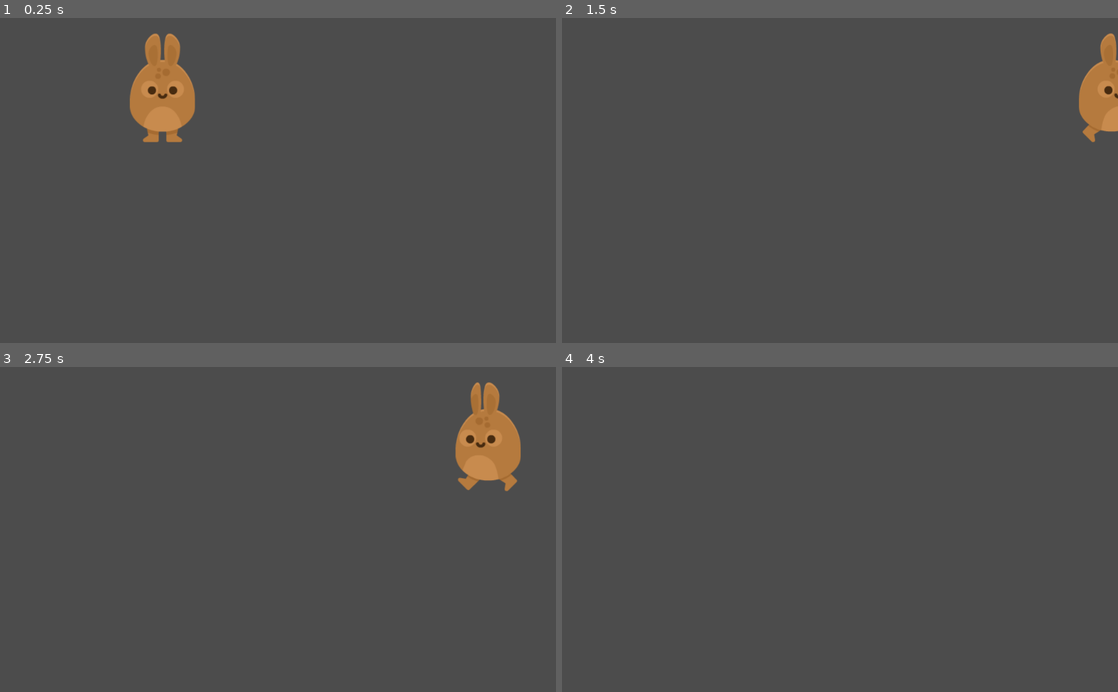
Above: before the commit, frames 1-4 (two rows, left to right).
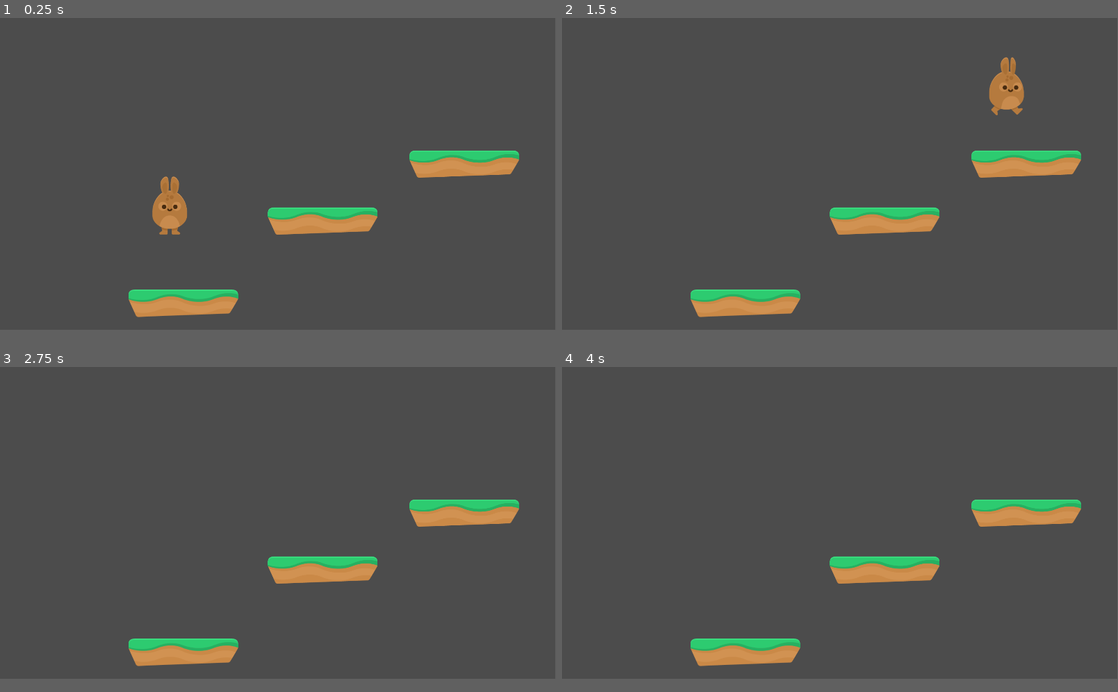
Above: after the commit, the same moments.

Repository: jnes92/udemy-games-godot
Game: Godot game, scene res://Scenes/Level1.tscn
Two runs of this game, one before a commit and one after it. Both use one fixed random seed, a clock stepped at 60 frames per second and the inputs below. Before the commit the project starts from res://Scenes/Player.tscn.
Inputs:
- Up to frame 1 (0.25 s): no input
- Up to frame 2 (1.5 s): hold Up (ui_up) 0.53-1.28 s; hold Right (ui_right) from 0.53 s (still down); tap Up (ui_up) at 1.35 s
- Up to frame 3 (2.75 s): tap Up (ui_up) at 1.52, 1.82 s; release Right (ui_right) at 2.03 s; hold Left (ui_left) from 2.03 s (still down); hold Up (ui_up) from 2.03 s (still down)
- Up to frame 4 (4 s): release Left (ui_left) at 2.78 s; release Up (ui_up) at 2.78 s; hold Right (ui_right) from 2.78 s (still down); tap Up (ui_up) at 2.85, 3.02, 3.32 s; tap Enter at 3.5 s; hold Up (ui_up) from 3.53 s (still down)
In our replay, the window is 800x468 before the commit and 799x449 after it. These sizes can differ from the game's own. Grey fills any space a smaller window leaves; there, only what the larger window draws over its background counts as a difference.

The runs differ from the first frame. In frame 1, 7.9% of the frame differs, in the area x 23-94%, y 4-93%; in frame 2, 6.8%; in frame 3, 7.1%; in frame 4, 4.4%.

Commit message:
[03] 27: Jumping

Diff:
--- /dev/null
+++ b/2_Hoppy_Days/Scenes/Level1.tscn
@@ -0,0 +1,82 @@
+[gd_scene load_steps=3 format=2]
+
+[ext_resource path="res://Scenes/Player.tscn" type="PackedScene" id=1]
+[ext_resource path="res://GFX/Environment/ground_grass.png" type="Texture" id=2]
+
+[node name="Level1" type="Node2D" index="0"]
+
+[node name="Player" parent="." index="0" instance=ExtResource( 1 )]
+
+position = Vector2( 586.843, 532.47 )
+
+[node name="Platform" type="StaticBody2D" parent="." index="1"]
+
+position = Vector2( 633.729, 988.004 )
+input_pickable = false
+collision_layer = 1
+collision_mask = 1
+constant_linear_velocity = Vector2( 0, 0 )
+constant_angular_velocity = 0.0
+friction = 1.0
+bounce = 0.0
+__meta__ = {
+"_edit_group_": true
+}
+
+[node name="Sprite" type="Sprite" parent="Platform" index="0"]
+
+texture = ExtResource( 2 )
+
+[node name="CollisionPolygon2D" type="CollisionPolygon2D" parent="Platform" index="1"]
+
+visible = false
+build_mode = 0
+polygon = PoolVector2Array( -190, -10, -190, -30, -190, -40, -180, -50, 180, -50, 190, -40, 190, -30, 190, -10, 160, 40, -160, 50 )
+
+[node name="Platform2" type="StaticBody2D" parent="." index="2"]
+
+position = Vector2( 1115.67, 703.395 )
+input_pickable = false
+collision_layer = 1
+collision_mask = 1
+constant_linear_velocity = Vector2( 0, 0 )
+constant_angular_velocity = 0.0
+friction = 1.0
+bounce = 0.0
+__meta__ = {
+"_edit_group_": true
+}
+
+[node name="Sprite" type="Sprite" parent="Platform2" index="0"]
+
+texture = ExtResource( 2 )
+
+[node name="CollisionPolygon2D" type="CollisionPolygon2D" parent="Platform2" index="1"]
+
+visible = false
+build_mode = 0
+polygon = PoolVector2Array( -190, -10, -190, -30, -190, -40, -180, -50, 180, -50, 190, -40, 190, -30, 190, -10, 160, 40, -160, 50 )
+
+[node name="Platform3" type="StaticBody2D" parent="." index="3"]
+
+position = Vector2( 1605.19, 506.066 )
+input_pickable = false
+collision_layer = 1
+collision_mask = 1
+constant_linear_velocity = Vector2( 0, 0 )
+constant_angular_velocity = 0.0
+friction = 1.0
+bounce = 0.0
+__meta__ = {
+"_edit_group_": true
+}
+
+[node name="Sprite" type="Sprite" parent="Platform3" index="0"]
+
+texture = ExtResource( 2 )
+
+[node name="CollisionPolygon2D" type="CollisionPolygon2D" parent="Platform3" index="1"]
+
+visible = false
+build_mode = 0
+polygon = PoolVector2Array( -190, -10, -190, -30, -190, -40, -180, -50, 180, -50, 190, -40, 190, -30, 190, -10, 160, 40, -160, 50 )
--- a/2_Hoppy_Days/Scenes/Player.tscn
+++ b/2_Hoppy_Days/Scenes/Player.tscn
@@ -39,14 +39,14 @@
 } ]
 _sections_unfolded = [ "Resource" ]
 
-[node name="Player" type="KinematicBody2D" index="0"]
+[node name="Player" type="KinematicBody2D"]
 
-position = Vector2( 299.368, 128.728 )
 input_pickable = false
 collision_layer = 1
 collision_mask = 1
 collision/safe_margin = 0.08
 script = ExtResource( 1 )
+_sections_unfolded = [ "Transform" ]
 __meta__ = {
 "_edit_group_": true
 }
--- a/2_Hoppy_Days/Scripts/Player.gd
+++ b/2_Hoppy_Days/Scripts/Player.gd
@@ -1,11 +1,25 @@
 extends KinematicBody2D
 
-const SPEED = 750 # in pixels
+const SPEED = 1000
+const GRAVITY = 3500
+const UP = Vector2(0, -1)
+const JUMP_SPEED = 1500
 
 var motion = Vector2()
 
 func _physics_process(delta):
+	fall(delta)
+	run()
+	jump()
+	move_and_slide(motion, UP)
 
+func fall(delta):
+	if is_on_floor():
+		motion.y = 0
+	else:
+		motion.y += GRAVITY * delta
+
+func run():
 	var inputLeft =Input.is_action_pressed("ui_left")
 	var inputRight = Input.is_action_pressed("ui_right")
 
@@ -21,5 +35,9 @@
 		motion.x = 0
 		$AnimatedSprite.play("idle")
 
+func jump():
+	var inputUp = Input.is_action_pressed("ui_up")
 
-	move_and_slide(motion)
+	if inputUp and is_on_floor():
+		var direction = -1
+		motion.y = direction * JUMP_SPEED
--- a/2_Hoppy_Days/project.godot
+++ b/2_Hoppy_Days/project.godot
@@ -11,8 +11,13 @@
 [application]
 
 config/name="2_Hoppy_Days"
-run/main_scene="res://Scenes/Player.tscn"
+run/main_scene="res://Scenes/Level1.tscn"
 config/icon="res://icon.png"
+
+[display]
+
+window/size/width=1920
+window/size/height=1080
 
 [input]
 
Not shown, changed: README.md
